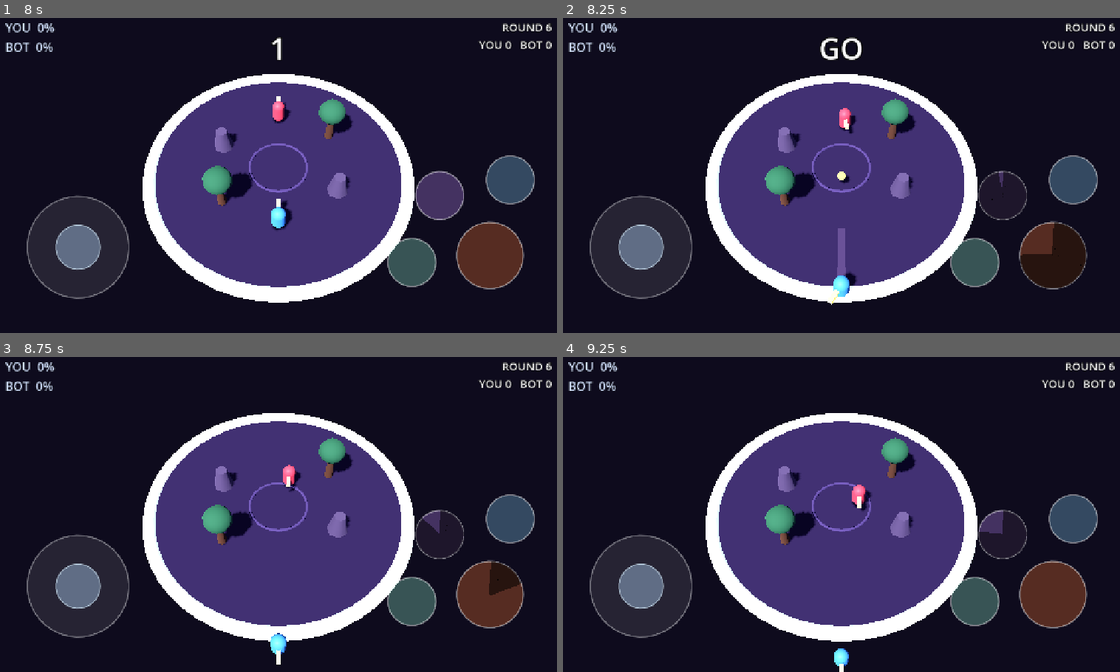
Above: before the commit, frames 1-4 (two rows, left to right).
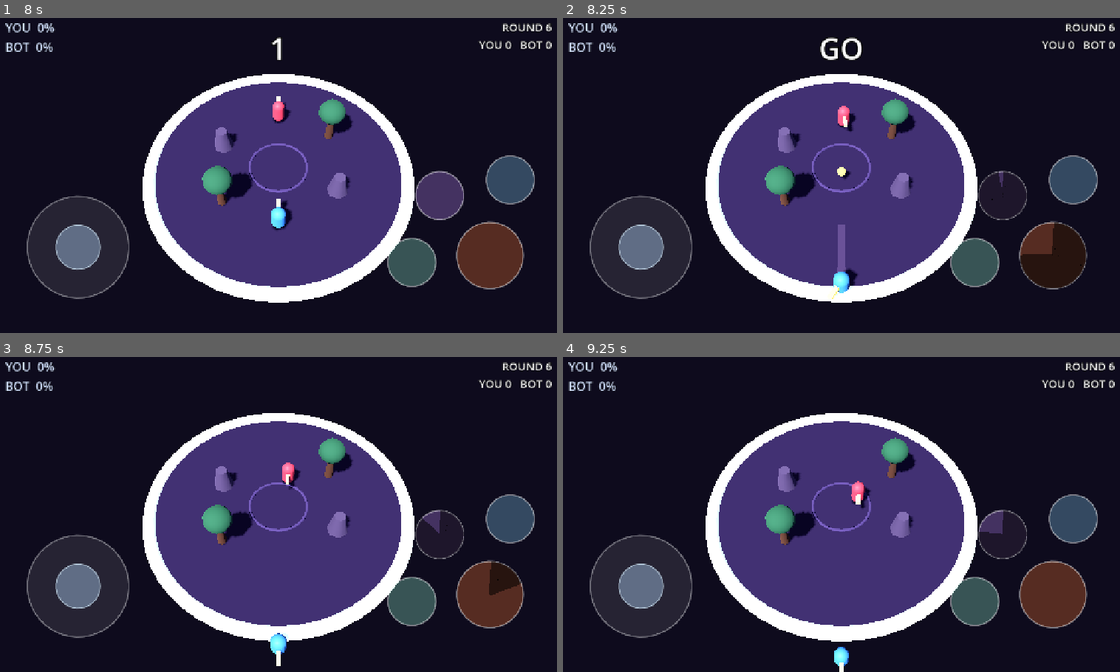
Above: after the commit, the same moments.

Repository: acansahin/spellfall
Game: Godot game, scene res://core/game/main.tscn
The game is run twice, just before and just after one commit, with the same random seed, the same clock (stepped at 60 frames per second) and the same inputs.
Inputs (mouse positions are in pixels of both pictures, inside the frame that each line leads up to):
- Up to frame 1 (8 s): tap Enter at 0.5 s; move the mouse to (406, 150) at 0.52 s; hold D (move_right) 0.53-1.25 s; tap Space (cast_1) at 0.6, 3.6, 6.6 s; click (406, 150) at 0.67 s; drag from (161, 184) to (250, 232) at 1.27 s; tap R (debug_respawn) every 0.75 s from 2 to 5 s; move the mouse to (339, 93) at 2.02 s; hold D (move_right) 2.03-2.75 s; tap 3 (cast_3) at 2.1, 5.1 s; drag from (250, 232) to (100, 115) at 2.77 s; move the mouse to (456, 216) at 3.52 s; hold A (move_left) 3.53-4.25 s; drag from (100, 115) to (189, 84) at 4.27 s; move the mouse to (306, 166) at 5.02 s; hold S (move_back) 5.03-5.75 s; click (306, 166) at 5.17 s; drag from (189, 84) to (161, 184) at 5.77 s; move the mouse to (406, 150) at 6.52 s; hold W (move_forward) 6.53-7.25 s; drag from (161, 184) to (250, 232) at 7.27 s
- Up to frame 2 (8.25 s): move the mouse to (902, 93) at 8.02 s; hold S (move_back) from 8.03 s (still down); tap 3 (cast_3) at 8.1 s
- Up to frame 3 (8.75 s): keep holding S (move_back)
- Up to frame 4 (9.25 s): release S (move_back) at 8.75 s; drag from (813, 571) to (663, 454) at 8.77 s

Frame 1 is identical in both runs. In frame 2, 0.4% of the frame differs, in the area x 47-53%, y 27-92%; in frame 3, 0.2%; in frame 4, 0.2%.

Commit message:
feat: give the legs momentum and the shot a decay
The other half of "the shooting does not feel good", from the same reference
and with one deliberate departure from it.

Movement had no ramp at all - velocity was assigned outright, which is instant
and, on a phone, weightless: the wizard teleported between directions and a hit
you walked out of read as a hiccup. accel_time is 0.16 now and decel_time 0.34,
asymmetric on purpose. Reversing costs about a third of a second, and that
third of a second is the whole of "momentum" as a player feels it.

The reference reaches the same place by damping one velocity per tick and
adding the walk on top of what is left. That half was NOT copied. Knockback
here decays linearly, which is what gives a slide the closed form v squared
over 2f, and exponential decay would take the answer away. The ramp buys the
feel; the linear drag keeps the mathematics.

Ability.projectile_drag is the fraction of speed a spell still has a second
later, as data. Fireball is 0.3: it leaves at 15.5 m/s and arrives at the end
of its reach at 9, same 5.4m range as before. Point blank is a punch, the far
end is a lob you can walk out of, and the range is limited by physics rather
than by a lifetime cutting the spell off in mid-air. Applied as pow(drag,
delta), so framerate cannot change where a spell lands.

effective_range() integrates the drag, so the aim indicator and the bot's reach
check stay honest without knowing the field exists. The bot was computing
speed x lifetime by hand - wrong the moment there is drag, and the second time
that product has gone stale. It asks effective_range() now.

--cast-test connected its hit listener four physics ticks AFTER firing. Fine at
12 m/s; at 15.5 the impact landed inside those ticks and the suite reported a
projectile that never arrived when in fact it had already arrived. A signal
connected after the event is a race, not a listener.

Twelve suites green.

Co-Authored-By: Claude Opus 5 <noreply@anthropic.com>

Diff:
--- a/characters/bot/bot_controller.gd
+++ b/characters/bot/bot_controller.gd
@@ -338,8 +338,9 @@
 	var slot := _slot_of(book, Ability.CastType.PROJECTILE)
 	if slot < 0:
 		return 0.0
-	var ability := book.ability_in(slot)
-	return ability.projectile_speed * ability.lifetime * 0.9
+	# effective_range(), not speed times lifetime: a spell with drag on it does not travel the
+	# product of its two numbers, and the bot would hold a range it cannot reach.
+	return book.ability_in(slot).effective_range() * 0.9
 
 
 ## First slot holding a spell of this type, or -1.
--- a/characters/player/player.gd
+++ b/characters/player/player.gd
@@ -33,14 +33,21 @@
 ## in about thirteen seconds; two is a plate, not a place. See GAME_DESIGN.md.
 @export var move_speed := 4.0
 
-## Seconds to reach top speed from a standstill. 0.0 means instant, which is what a
-## competitive brawler wants — direction changes must not feel like steering a truck.
-## Raise it slightly if movement ever feels twitchy; the ramp is here so that is a tuning
-## change and not a rewrite.
-@export_range(0.0, 0.5, 0.01) var accel_time := 0.0
-
-## Seconds to stop from top speed. Also 0.0 for immediate, predictable stops.
-@export_range(0.0, 0.5, 0.01) var decel_time := 0.0
+## Seconds to reach top speed from a standstill.
+##
+## It was 0.0 - instant - on the argument that a brawler must not feel like steering a truck.
+## Played on a phone, instant reads as weightless: the wizard teleports between directions and
+## a hit you slide out of feels like a hiccup rather than a shove. This is the ramp the
+## original's own movement has, arrived at from the other end: it damps a velocity rather than
+## assigning one, which is the same thing said in different arithmetic.
+##
+## The pair is ASYMMETRIC on purpose. Getting going is nearly as quick as it was; stopping
+## takes twice as long, which is what a slide IS. Raise `decel_time` for more skating, lower
+## `accel_time` for a twitchier start.
+@export_range(0.0, 0.5, 0.01) var accel_time := 0.16
+
+## Seconds to stop from top speed. Longer than the acceleration: see above.
+@export_range(0.0, 0.5, 0.01) var decel_time := 0.34
 
 ## How much steering authority remains while airborne. Knocked off the edge you should
 ## feel committed, not able to fly back — but 0.0 removes all recovery skill.
--- a/combat/abilities/ability.gd
+++ b/combat/abilities/ability.gd
@@ -62,6 +62,17 @@
 ## inside the caster's own collision shape.
 @export var spawn_offset: float = 0.8
 
+## What fraction of its speed a projectile still has one second later. 1.0 flies flat forever;
+## 0.3 keeps under a third of it.
+##
+## A spell that leaves fast and arrives slow says something a constant-speed one cannot: point
+## blank is lethal, the far end of the range is a lob you can walk out of. It also limits the
+## range with physics rather than with a lifetime cut off in mid-air.
+##
+## `effective_range()` below accounts for it, so the aim indicator and the bot's own reach
+## check both stay honest without knowing this field exists.
+@export_range(0.05, 1.0, 0.01) var projectile_drag: float = 1.0
+
 @export_group("Area")
 ## How far the effect reaches, in metres. For a CONE this is the length of the fan. For a
 ## PROJECTILE it would be the splash radius on impact, and 0 means a single-target hit
@@ -98,7 +109,12 @@
 func effective_range() -> float:
 	match cast_type:
 		CastType.PROJECTILE:
-			return projectile_speed * lifetime
+			if projectile_drag >= 1.0:
+				return projectile_speed * lifetime
+			# Distance under exponential drag: the integral of v0 * drag^t from 0 to lifetime.
+			# Both the numerator and log() are negative, so this comes out positive.
+			var decay := log(projectile_drag)
+			return projectile_speed * (pow(projectile_drag, lifetime) - 1.0) / decay
 		CastType.CONE:
 			return area
 		CastType.DASH:
--- a/combat/projectiles/projectile.gd
+++ b/combat/projectiles/projectile.gd
@@ -30,6 +30,8 @@
 
 var _ability: Ability = null
 var _direction := Vector3.ZERO
+## Current speed in m/s. Held rather than read off the ability because it decays in flight.
+var _speed := 0.0
 var _age := 0.0
 ## Guards against a second hit, and against ticking while parked in the pool. A pooled node
 ## is still in the tree, so without this it would keep flying after being reclaimed.
@@ -76,7 +78,12 @@
 func _physics_process(delta: float) -> void:
 	if not _active:
 		return
-	global_position += _direction * _ability.projectile_speed * delta
+	global_position += _direction * _speed * delta
+	# Framerate-independent decay: `drag` is stated per SECOND, so a 30fps phone and a 144fps
+	# desktop agree on where the spell lands. Multiplying by the raw factor once per tick would
+	# make the same spell travel twice as far on a machine running at half the rate.
+	if _ability.projectile_drag < 1.0:
+		_speed *= pow(_ability.projectile_drag, delta)
 	_age += delta
 	if _age >= _ability.lifetime:
 		_finish()
@@ -88,6 +95,7 @@
 	_ability = ability
 	_shooter = shooter
 	_direction = direction.normalized()
+	_speed = ability.projectile_speed
 	_age = 0.0
 	global_position = from
 	var radius := ability.projectile_radius
--- a/core/game/main.gd
+++ b/core/game/main.gd
@@ -889,6 +889,13 @@
 	var reach := fireball.effective_range() * 0.5
 	await _place_fighters(Vector3(0.0, 1.2, -reach * 0.5), Vector3(0.0, 1.2, reach * 0.5))
 
+	# Listening BEFORE the shot, not after it. Connecting afterwards is a race: the assertions
+	# in between cost four physics ticks, and once the spell was retuned to leave at 15.5 m/s
+	# the impact happened inside them - so the suite reported a projectile that never arrived
+	# when in fact it had already arrived.
+	var hit_body: Array = []
+	_pool.projectile_hit.connect(func(b, _d, _a): hit_body.append(b), CONNECT_ONE_SHOT)
+
 	# --- a cast produces exactly one projectile ------------------------------------------
 	var fired: bool = book.try_cast(0, Vector3(0, 0, -1))
 	# One physics tick, NOT _settle(). _settle() straddles render frames, and on a machine
@@ -927,8 +934,6 @@
 		"moved %.3fm in 3 ticks" % moved)
 
 	# --- it hits the bot, and the pool takes it back -----------------------------------
-	var hit_body: Array = []
-	_pool.projectile_hit.connect(func(b, _d, _a): hit_body.append(b), CONNECT_ONE_SHOT)
 	var waited := 0.0
 	while _pool.active_count() > 0 and waited < 2.0:
 		await get_tree().physics_frame
--- a/data/abilities/fireball.tres
+++ b/data/abilities/fireball.tres
@@ -12,9 +12,10 @@
 charges = 1
 instability = 12.0
 knockback = 6.0
-projectile_speed = 12.0
+projectile_speed = 15.5
 projectile_radius = 0.35
 lifetime = 0.45
 spawn_offset = 0.9
+projectile_drag = 0.3
 area = 0.0
 cone_angle = 45.0
Not shown, changed: ARCHITECTURE.md
Not shown, changed: GAME_DESIGN.md
Not shown, changed: TASKS.md
